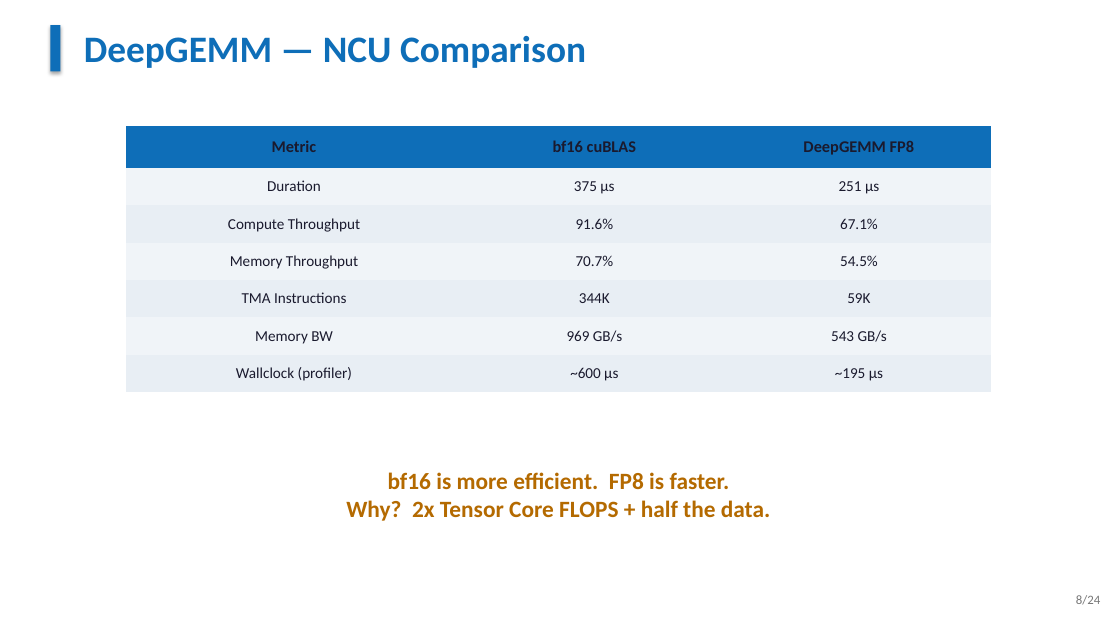
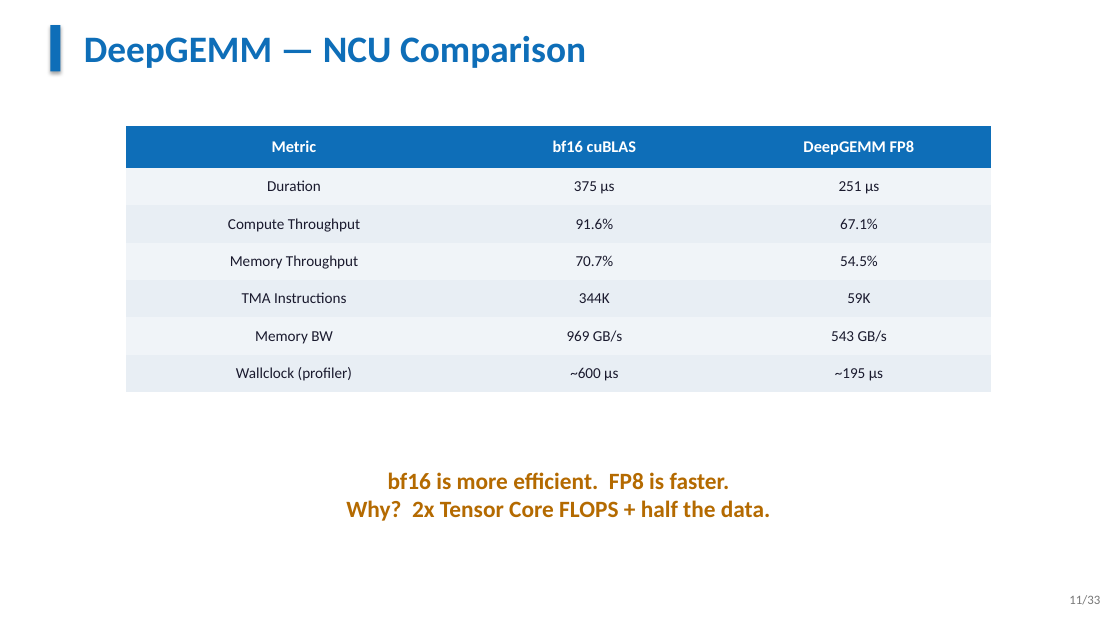
Before and after one commit to XAheli/torch-profiler, a slide deck: slide 11 of slides.pptx (slide 8 before the commit). Drawn at 1120x630 pixels with LibreOffice and Linux fonts; fonts in the diff are those of the drawing. Boxes give left, top, right and bottom in pixels: in the first picture for what was removed or moved away, otherwise in the second. Text is boxed around its words. In the diff, an @@ line names an element or a change of style, - is before the commit and + after.

Commit message:
feat: expand DeepGEMM slides with NCU detail + screenshot placeholders (33 slides)

```diff
--- a/slides.pptx
+++ b/slides.pptx
@@ table at box(126, 126, 991, 392) @@
@@ text colour #1A1A2E to #FFFFFF in "Metric", "bf16 cuBLAS", "DeepGEMM FP8" @@
@@ text at box(1069, 595, 1100, 605): text changed @@
-8/24
+11/33
```
Also in this commit, not shown: 23 other slides changed, 9 slides added, 1 other file.
